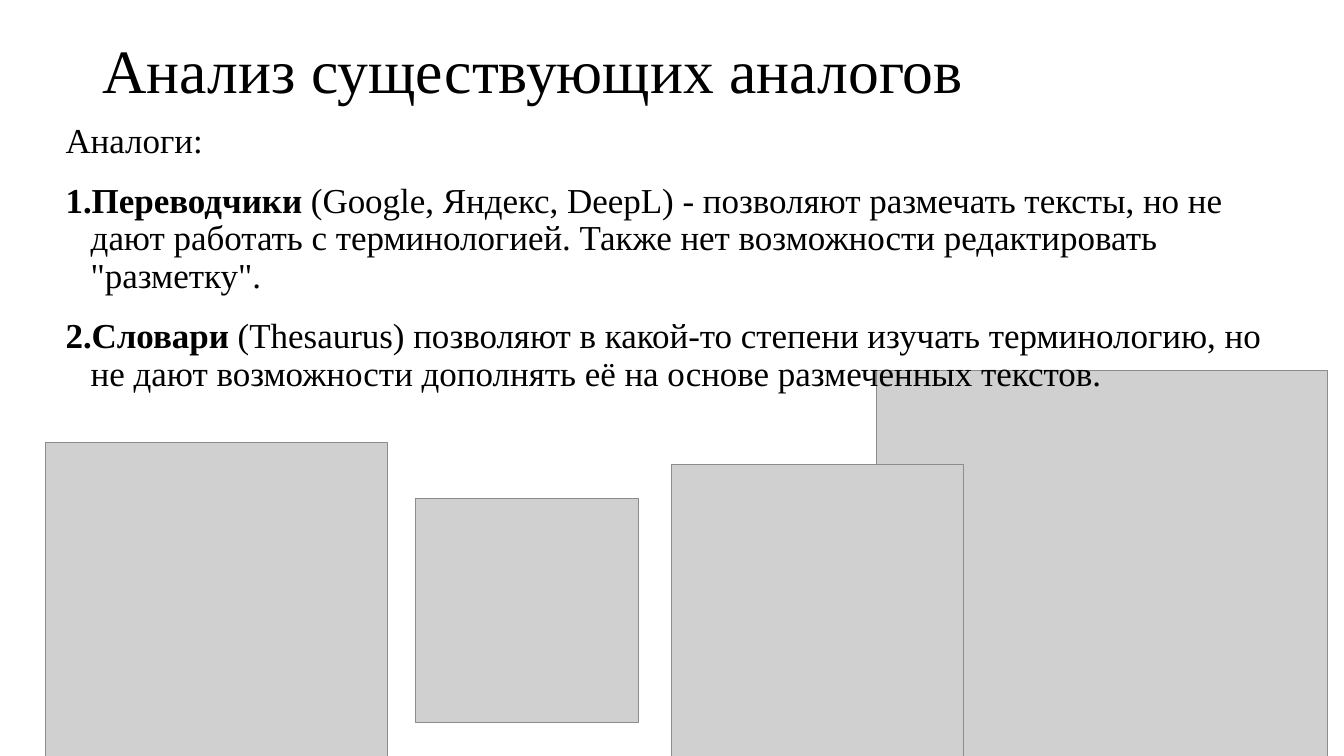
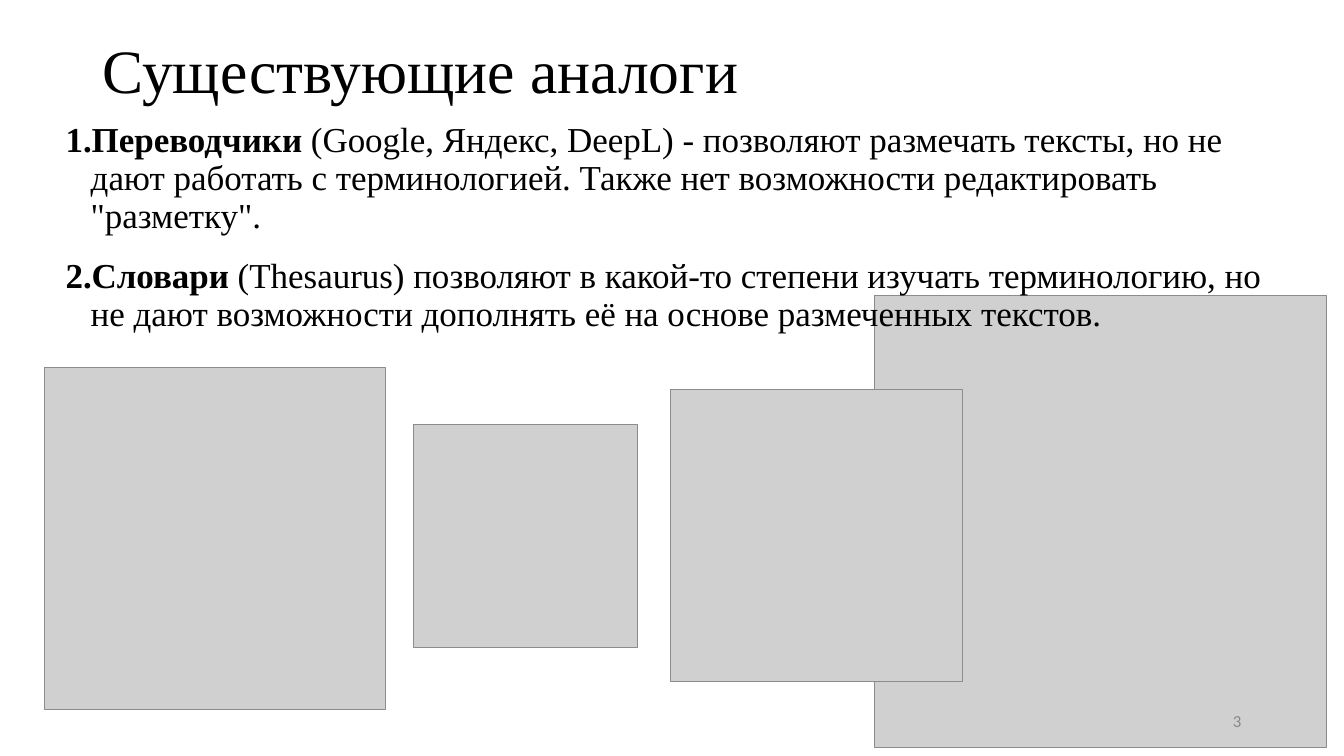
Before and after one commit to Inspirate789/Thermy-backend, a slide deck: slide 3 of docs/presentation/databases/presentation.pptx. Drawn at 1344x756 pixels with LibreOffice and Linux fonts; fonts in the diff are those of the drawing; grey boxes stand for pictures. Boxes give left, top, right and bottom in pixels: in the first picture for what was removed or moved away, otherwise in the second. Text is boxed around its words. In the diff, an @@ line names an element or a change of style, - is before the commit and + after.

```diff
--- a/docs/presentation/databases/presentation.pptx
+++ b/docs/presentation/databases/presentation.pptx
@@ title at box(102, 52, 738, 104): text changed @@
-Анализ существующих аналогов
+Существующие аналоги
@@ text at box(66, 130, 203, 154): paragraph removed @@
-Аналоги:
@@ picture: place and size @@
-picture at box(673, 465, 965, 756)
+picture at box(670, 390, 963, 683)
@@ 3 pictures: place and size @@
-3 pictures at box(45, 371, 1328, 756)
+3 pictures at box(44, 296, 1327, 748)
@@ page number added at box(1233, 716, 1241, 727), 12 pt, text #888888 @@
+3
```
Also in this commit, not shown: 9 other slides changed, 2 slides added, 2 slides removed, 9 other files.
